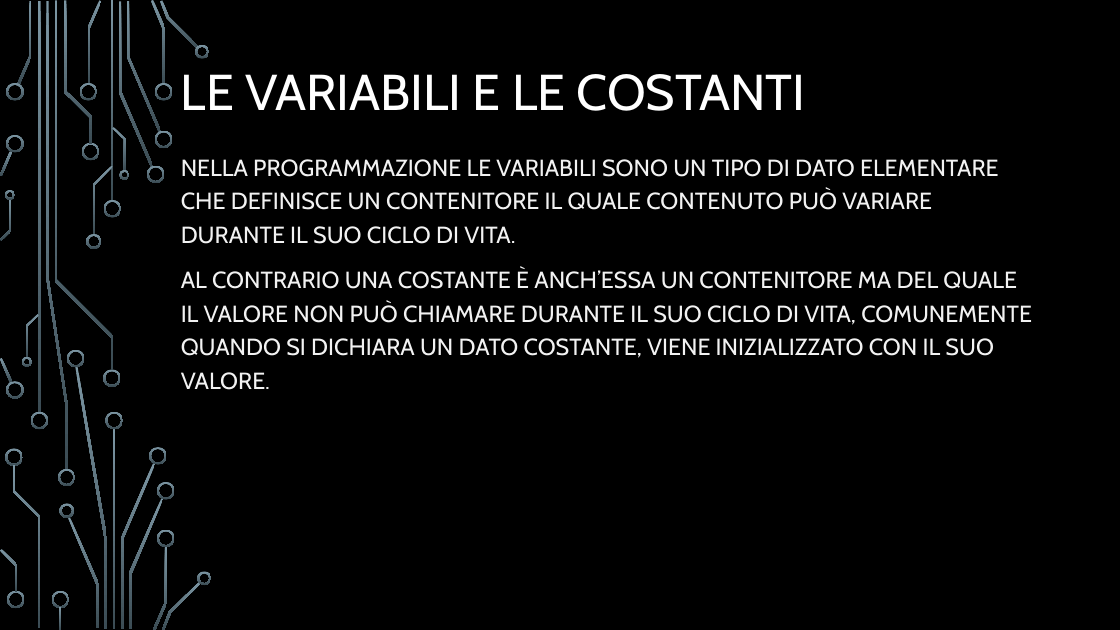
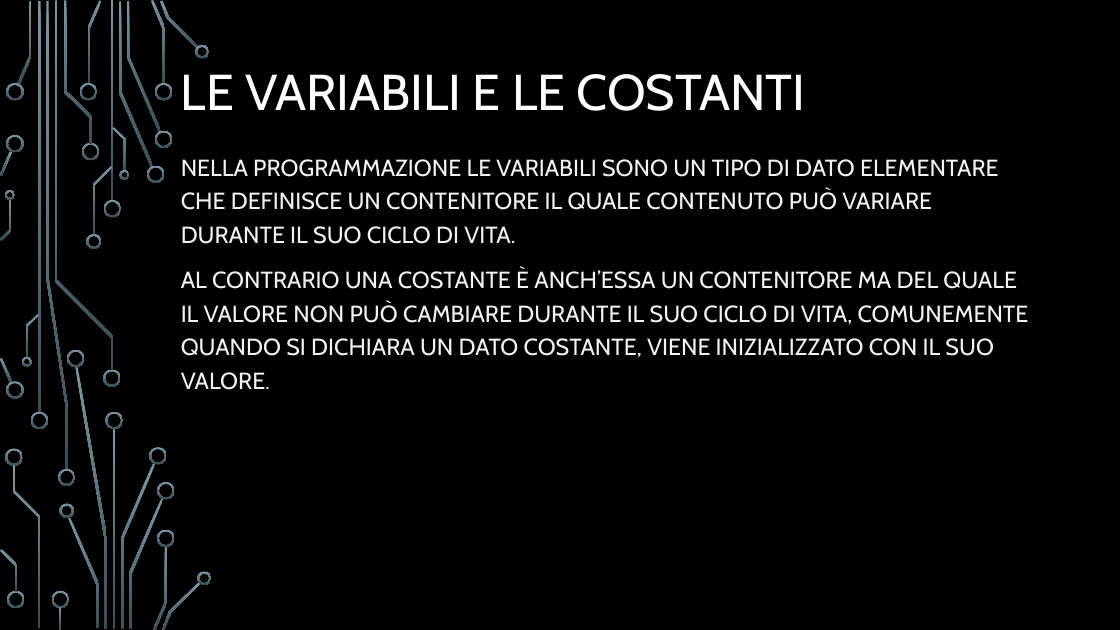
Before and after one commit to Eros-Capo/Corso-Java, a slide deck: slide 24 of Corso Java.pptx. Drawn at 1120x630 pixels with LibreOffice and Linux fonts; fonts in the diff are those of the drawing; background and template pictures are left out. Boxes give left, top, right and bottom in pixels: in the first picture for what was removed or moved away, otherwise in the second. Text is boxed around its words. In the diff, an @@ line names an element or a change of style, - is before the commit and + after.

```diff
--- a/Corso Java.pptx
+++ b/Corso Java.pptx
@@ subtitle at <box>181,268,1029,390</box>: text changed @@
-AL CONTRARIO UNA COSTANTE È ANCH’ESSA UN CONTENITORE MA DEL QUALE IL VALORE NON PUÒ CHIAMARE DURANTE IL SUO CICLO DI VITA, COMUNEMENTE QUANDO SI DICHIARA UN DATO COSTANTE, VIENE INIZIALIZZATO CON IL SUO VALORE.
+AL CONTRARIO UNA COSTANTE È ANCH’ESSA UN CONTENITORE MA DEL QUALE IL VALORE NON PUÒ CAMBIARE DURANTE IL SUO CICLO DI VITA, COMUNEMENTE QUANDO SI DICHIARA UN DATO COSTANTE, VIENE INIZIALIZZATO CON IL SUO VALORE.
```
Also in this commit, not shown: 15 other slides changed, 4 slides added, 3 slides removed, 6 other files.
